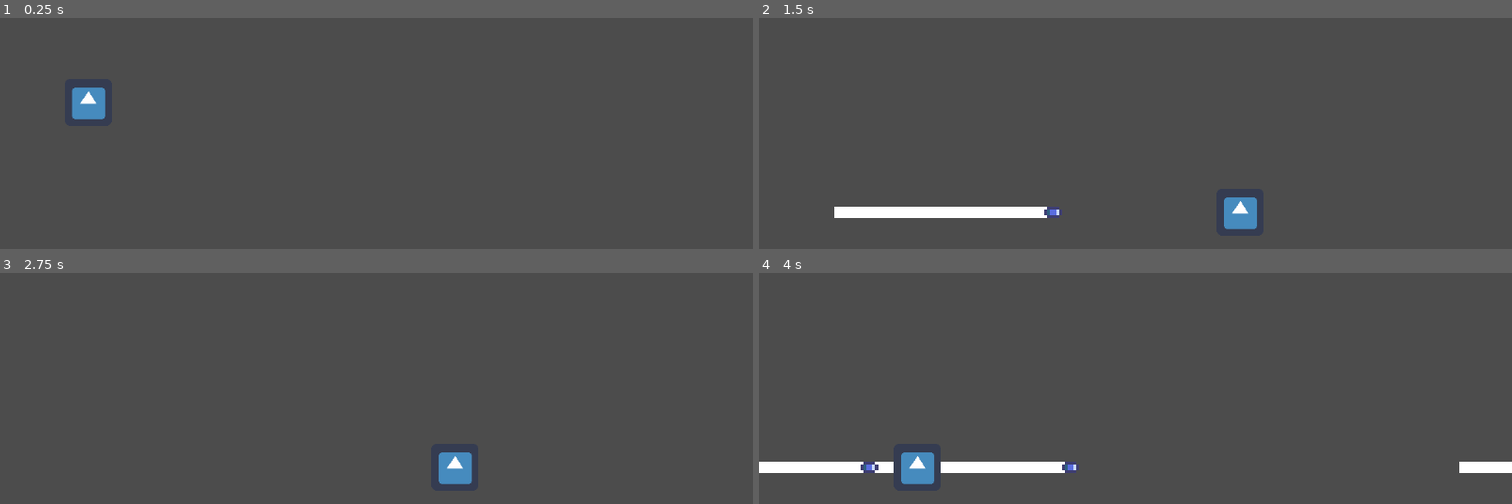
Above: before the commit, frames 1-4 (two rows, left to right).
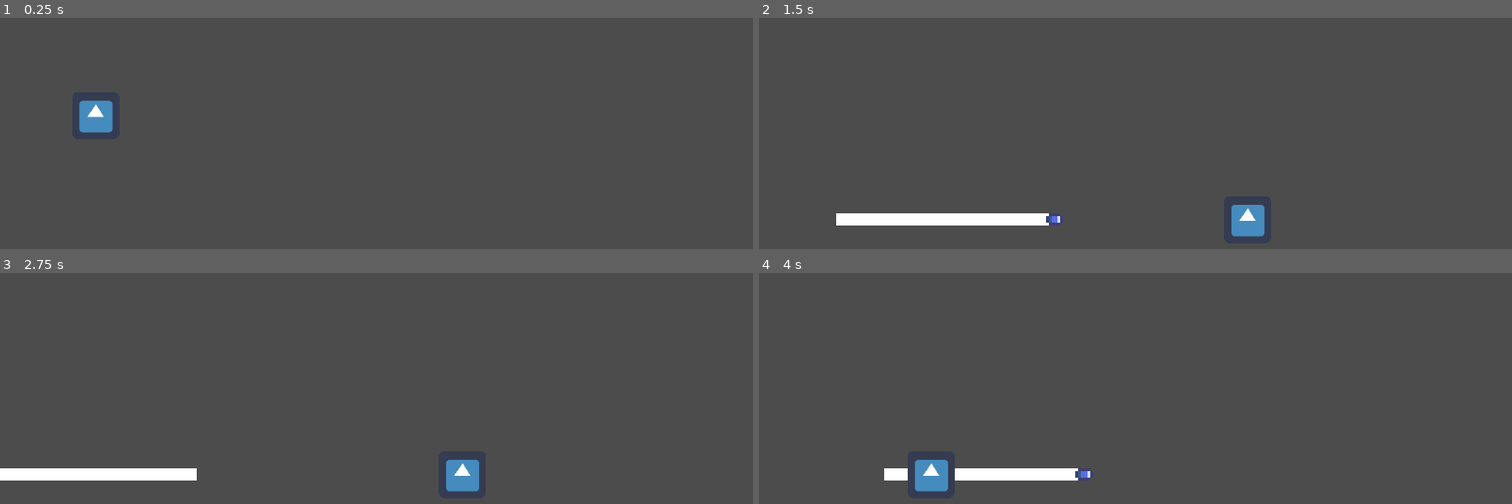
Above: after the commit, the same moments.

Repository: MauveMagician/rose-duelist
Game: Godot game, scene res://scene/Game.tscn
The game is run twice, just before and just after one commit, with the same random seed, the same clock (stepped at 60 frames per second) and the same inputs. The engine's default icon, where the game draws it, is replaced by a stand-in: a white triangle on a blue panel in a dark square.
Inputs:
- Up to frame 1 (0.25 s): no input
- Up to frame 2 (1.5 s): hold Right (ui_right) from 0.53 s (still down); tap C (fire) at 0.6 s; tap Z (jump) at 0.77 s; tap X (dash) at 1.35 s
- Up to frame 3 (2.75 s): tap Z (jump) at 1.52 s; tap C (fire) at 1.55, 2.1 s; release Right (ui_right) at 2.03 s; hold Left (ui_left) from 2.03 s (still down)
- Up to frame 4 (4 s): release Left (ui_left) at 2.78 s; hold Right (ui_right) from 2.78 s (still down); tap C (fire) at 2.85, 3.8 s; tap Z (jump) at 3.02, 3.77 s; tap X (dash) at 3.6 s

The runs differ from the first frame. In frame 1, 0.8% of the frame differs, in the area x 9-15%, y 30-50%; in frame 2, 2.5%; in frame 3, 2.0%; in frame 4, 3.2%, in the area x 0-100%, y 77-95%.

Commit message:
added bullet code and shooting and fixed a ton of bugs

Diff:
--- a/project.godot
+++ b/project.godot
@@ -32,6 +32,12 @@
 fire=[ Object(InputEventKey,"resource_local_to_scene":false,"resource_name":"","device":0,"alt":false,"shift":false,"control":false,"meta":false,"command":false,"pressed":false,"scancode":67,"unicode":0,"echo":false,"script":null)
  ]
 
+[layer_names]
+
+2d_physics/layer_1="Environment"
+2d_physics/layer_2="Bullets"
+2d_physics/layer_3="Slowdown Area"
+
 [rendering]
 
 environment/default_environment="res://default_env.tres"
--- a/scene/Bullet.gd
+++ b/scene/Bullet.gd
@@ -11,18 +11,23 @@
 func _physics_process(delta):
 	var new = Preloader.trail.instance()
 	new.global_position = self.global_position
+	new.global_rotation = self.global_rotation
 	get_parent().add_child(new)
 	forward_motion = Vector2(1,0).rotated(rotation) * speed
 	forward_motion = move_and_slide(forward_motion)
 
 func explode():
-	pass
+	queue_free()
 
 func _on_Hurtbox_body_entered(body):
 	if body == self:
 		return
-	if body.has_method("hit"):
+	elif body.has_method("hit"):
+		print("hit")
 		body.hit()
-		queue_free()
+		explode()
 	elif body.has_method("explode"):
-		queue_free()
+		explode()
+		body.explode()
+	elif body is StaticBody2D:
+		explode()
--- a/scene/Bullet.tscn
+++ b/scene/Bullet.tscn
@@ -7,12 +7,12 @@
 [sub_resource type="CircleShape2D" id=1]
 
 custom_solver_bias = 0.0
-radius = 32.9999
+radius = 38.9999
 
 [sub_resource type="RectangleShape2D" id=2]
 
 custom_solver_bias = 0.0
-extents = Vector2( 22.4, 19.2 )
+extents = Vector2( 9.6, 9.6 )
 
 [node name="Bullet" type="KinematicBody2D" index="0"]
 
@@ -45,20 +45,22 @@
 gravity = 98.0
 linear_damp = 0.1
 angular_damp = 1.0
-collision_layer = 3
-collision_mask = 3
+collision_layer = 2
+collision_mask = 2
 audio_bus_override = false
 audio_bus_name = "Master"
 _sections_unfolded = [ "Collision", "Transform" ]
 
 [node name="CollisionShape2D" type="CollisionShape2D" parent="Hurtbox" index="0"]
 
+position = Vector2( 2.86101e-006, 2.86101e-006 )
 shape = SubResource( 1 )
 _sections_unfolded = [ "Transform" ]
 
 [node name="CollisionShape2D" type="CollisionShape2D" parent="." index="3"]
 
+rotation = -1.5708
 shape = SubResource( 2 )
-_sections_unfolded = [ "Material", "Visibility" ]
+_sections_unfolded = [ "Material", "Transform", "Visibility", "Z Index" ]
 
 [connection signal="body_entered" from="Hurtbox" to="." method="_on_Hurtbox_body_entered"]
--- /dev/null
+++ b/scene/CollisionWithBullets.gd
@@ -0,0 +1,4 @@
+extends KinematicBody2D
+
+func hit():
+	get_parent().hit()
--- a/scene/Game.tscn
+++ b/scene/Game.tscn
@@ -1,8 +1,7 @@
-[gd_scene load_steps=8 format=2]
+[gd_scene load_steps=7 format=2]
 
 [ext_resource path="res://scene/Game.gd" type="Script" id=1]
 [ext_resource path="res://scene/PlayerCharacter.tscn" type="PackedScene" id=2]
-[ext_resource path="res://scene/Bullet.tscn" type="PackedScene" id=3]
 
 [sub_resource type="RectangleShape2D" id=1]
 
@@ -107,9 +106,32 @@
 
 [node name="PlayerCharacter" parent="." index="4" instance=ExtResource( 2 )]
 
-[node name="Bullet" parent="." index="5" instance=ExtResource( 3 )]
+[node name="Camera2D" type="Camera2D" parent="." index="5"]
 
-position = Vector2( 210, -150 )
+position = Vector2( 510, 290 )
+anchor_mode = 1
+rotating = false
+current = true
+zoom = Vector2( 1, 1 )
+limit_left = -10000000
+limit_top = -10000000
+limit_right = 10000000
+limit_bottom = 10000000
+limit_smoothed = false
+drag_margin_h_enabled = true
+drag_margin_v_enabled = true
+smoothing_enabled = false
+smoothing_speed = 5.0
+offset_v = 0.0
+offset_h = 0.0
+drag_margin_left = 0.2
+drag_margin_top = 0.2
+drag_margin_right = 0.2
+drag_margin_bottom = 0.2
+editor_draw_screen = true
+editor_draw_limits = false
+editor_draw_drag_margin = false
+_sections_unfolded = [ "Transform" ]
 
 [connection signal="body_entered" from="WrapAreaW" to="." method="_on_WrapAreaW_body_entered"]
 
--- /dev/null
+++ b/scene/MuzzleFlash.tscn
@@ -0,0 +1,21 @@
+[gd_scene load_steps=3 format=2]
+
+[ext_resource path="res://sprite/m_11.png" type="Texture" id=1]
+[ext_resource path="res://scene/Trail.gd" type="Script" id=2]
+
+[node name="MuzzleFlash" type="Sprite"]
+
+position = Vector2( 14, 0 )
+scale = Vector2( 0.25, 0.25 )
+texture = ExtResource( 1 )
+script = ExtResource( 2 )
+_sections_unfolded = [ "Transform" ]
+
+[node name="Lifespam" type="Timer" parent="." index="0"]
+
+process_mode = 1
+wait_time = 0.15
+one_shot = true
+autostart = true
+
+[connection signal="timeout" from="Lifespam" to="." method="_on_Lifespam_timeout"]
--- a/scene/PlayerCharacter.gd
+++ b/scene/PlayerCharacter.gd
@@ -17,6 +17,12 @@
 func _ready():
 	pass
 
+func correct_rotation():
+	if facing == -1:
+		return 180
+	else:
+		return 0
+
 func hit():
 	pass
 
@@ -31,6 +37,10 @@
 		var new = Preloader.bullet.instance()
 		new.position = $GunPivot/Gun.global_position
 		new.rotation = $GunPivot.global_rotation
+		var flash = Preloader.muzzleFlash.instance()
+		flash.position = $GunPivot/Gun.global_position
+		flash.rotation = $GunPivot.global_rotation
+		get_parent().add_child(flash)
 		get_parent().add_child(new)
 		$FireCooldown.start()
 		fireCooldown = true
@@ -47,15 +57,24 @@
 		else:
 			direction.y = 0
 		dash()
+	if Input.is_action_pressed("ui_up"):
+		$GunPivot.rotation_degrees = -90
+	elif Input.is_action_pressed("ui_down"):
+		if not is_on_floor():
+			$GunPivot.rotation_degrees = +90
+		else:
+			$GunPivot.rotation_degrees = correct_rotation()
+	else:
+		$GunPivot.rotation_degrees = correct_rotation()
 	if Input.is_action_pressed("ui_right"):
-		$GunPivot.rotation_degrees = 0
 		direction.x = 1
 		facing = 1
+		$GunPivot.rotation_degrees = correct_rotation()
 		motion.x = horizontalSpeed
 	elif Input.is_action_pressed("ui_left"):
-		$GunPivot.rotation_degrees = 180
 		direction.x = -1
 		facing = -1
+		$GunPivot.rotation_degrees = correct_rotation()
 		motion.x = -horizontalSpeed
 	else:
 		motion.x = 0
@@ -66,7 +85,8 @@
 		if motion.y < GRAVITY_SPEED:
 			motion.y = GRAVITY_SPEED
 	if direction == Vector2(0,0):
-			direction = facing * Vector2(1,0)
+		direction = facing * Vector2(1,0)
+		$GunPivot.rotation_degrees = correct_rotation()
 
 func _physics_process(delta):
 	if gravity:
@@ -93,3 +113,11 @@
 
 func _on_FireCooldown_timeout():
 	fireCooldown = false
+
+func _on_SlowdownArea_area_entered(area):
+	if area != $SlowdownArea and area.name == "SlowdownArea":
+		Engine.time_scale = 0.5
+
+func _on_SlowdownArea_area_exited(area):
+	if area != $SlowdownArea and area.name == "SlowdownArea":
+		Engine.time_scale = 1
--- a/scene/PlayerCharacter.tscn
+++ b/scene/PlayerCharacter.tscn
@@ -1,22 +1,33 @@
-[gd_scene load_steps=4 format=2]
+[gd_scene load_steps=7 format=2]
 
 [ext_resource path="res://scene/PlayerCharacter.gd" type="Script" id=1]
 [ext_resource path="res://icon.png" type="Texture" id=2]
+[ext_resource path="res://scene/CollisionWithBullets.gd" type="Script" id=3]
 
 [sub_resource type="RectangleShape2D" id=1]
 
 custom_solver_bias = 0.0
 extents = Vector2( 20, 30 )
 
-[node name="PlayerCharacter" type="KinematicBody2D"]
+[sub_resource type="CircleShape2D" id=2]
 
-position = Vector2( 120, 280 )
+custom_solver_bias = 0.0
+radius = 160.0
+
+[sub_resource type="RectangleShape2D" id=3]
+
+custom_solver_bias = 0.0
+extents = Vector2( 10, 10 )
+
+[node name="PlayerCharacter" type="KinematicBody2D" index="0"]
+
+position = Vector2( 128, 288 )
 input_pickable = false
 collision_layer = 1
 collision_mask = 1
 collision/safe_margin = 0.08
 script = ExtResource( 1 )
-_sections_unfolded = [ "Transform" ]
+_sections_unfolded = [ "Collision", "Transform", "collision" ]
 verticalSpeed = -1000
 horizontalSpeed = 500
 dashSpeed = 1000
@@ -60,11 +71,42 @@
 
 [node name="GunPivot" type="Position2D" parent="." index="6"]
 
+editor/display_folded = true
 _sections_unfolded = [ "Transform" ]
 
 [node name="Gun" type="Node2D" parent="GunPivot" index="0"]
 
 position = Vector2( 50, 0 )
+
+[node name="SlowdownArea" type="Area2D" parent="." index="7"]
+
+input_pickable = true
+gravity_vec = Vector2( 0, 1 )
+gravity = 98.0
+linear_damp = 0.1
+angular_damp = 1.0
+collision_layer = 4
+collision_mask = 4
+audio_bus_override = false
+audio_bus_name = "Master"
+_sections_unfolded = [ "Collision" ]
+
+[node name="CollisionShape2D" type="CollisionShape2D" parent="SlowdownArea" index="0"]
+
+shape = SubResource( 2 )
+
+[node name="CollisionWithBullets" type="KinematicBody2D" parent="." index="8"]
+
+input_pickable = false
+collision_layer = 2
+collision_mask = 2
+collision/safe_margin = 0.08
+script = ExtResource( 3 )
+_sections_unfolded = [ "Collision", "collision" ]
+
+[node name="CollisionShape2D" type="CollisionShape2D" parent="CollisionWithBullets" index="0"]
+
+shape = SubResource( 3 )
 
 [connection signal="timeout" from="DashTiming" to="." method="_on_DashTiming_timeout"]
 
@@ -73,3 +115,7 @@
 [connection signal="timeout" from="DashCooldown" to="." method="_on_DashCooldown_timeout"]
 
 [connection signal="timeout" from="FireCooldown" to="." method="_on_FireCooldown_timeout"]
+
+[connection signal="area_entered" from="SlowdownArea" to="." method="_on_SlowdownArea_area_entered"]
+
+[connection signal="area_exited" from="SlowdownArea" to="." method="_on_SlowdownArea_area_exited"]
--- a/scene/Preloader.gd
+++ b/scene/Preloader.gd
@@ -2,7 +2,9 @@
 
 var bullet
 var trail
+var muzzleFlash
 
 func _ready():
 	bullet = preload("res://scene/Bullet.tscn")
 	trail = preload("res://scene/Trail.tscn")
+	muzzleFlash = preload("res://scene/MuzzleFlash.tscn")
Binary file added: sprite/m_11.png
Not shown, added: sprite/m_11.png.import
